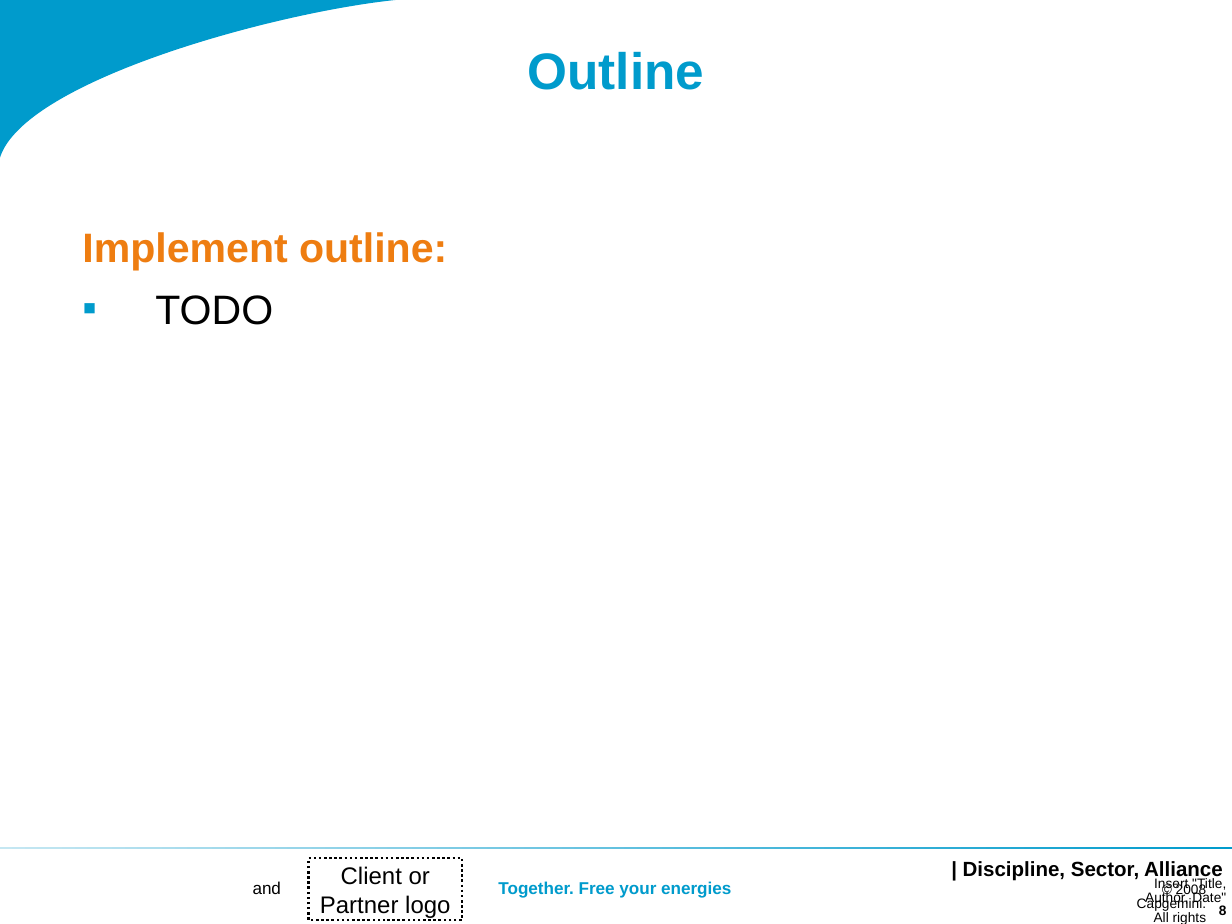
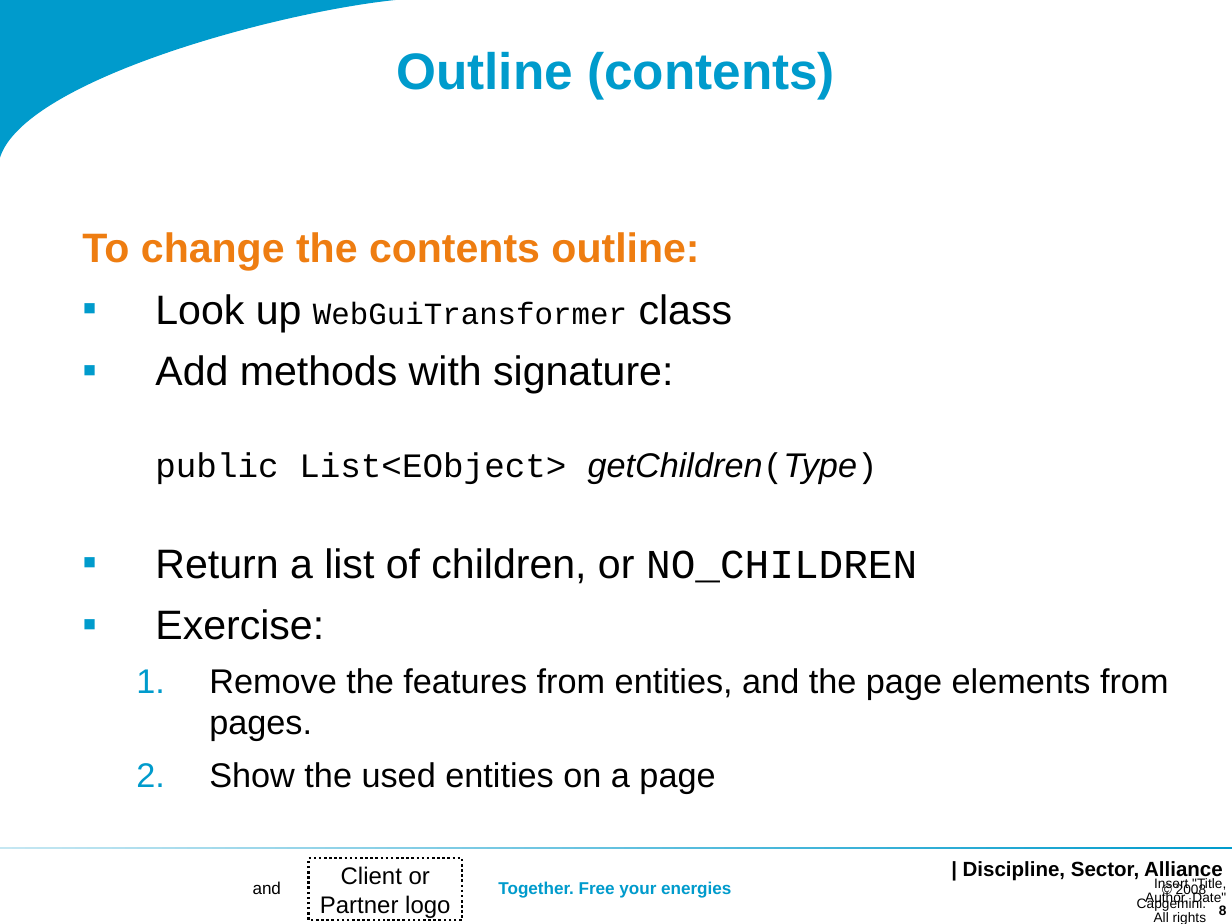
Before and after one commit to dslmeinte/xtext-workshop-code1, a slide deck: slide 8 of org.xtext.workshop.notes/sheets/Workshop 2.ppt. Drawn at 1232x924 pixels with LibreOffice and Linux fonts; fonts in the diff are those of the drawing; background and template pictures are left out. Boxes give left, top, right and bottom in pixels: in the first picture for what was removed or moved away, otherwise in the second. Text is boxed around its words. In the diff, an @@ line names an element or a change of style, - is before the commit and + after.

Commit message:
added sheets for: outline, and formatting.

```diff
--- a/org.xtext.workshop.notes/sheets/Workshop 2.ppt
+++ b/org.xtext.workshop.notes/sheets/Workshop 2.ppt
@@ title at box(396, 51, 835, 99): text changed @@
-Outline
+Outline (contents)
@@ text at box(82, 232, 1168, 794): text changed; size 24 to 20 pt; text colour #EE7D11 to #000000; bold off @@
-Implement outline:
-▪ TODO
+To change the contents outline:
+▪ Look up WebGuiTransformer class
+▪ Add methods with signature:
+  public List<EObject> getChildren(Type)
+▪ Return a list of children, or NO_CHILDREN
+▪ Exercise:
+  1. Remove the features from entities, and the page elements from pages.
+  2. Show the used entities on a page
```
Also in this commit, not shown: 2 other slides changed, 1 slide added.
